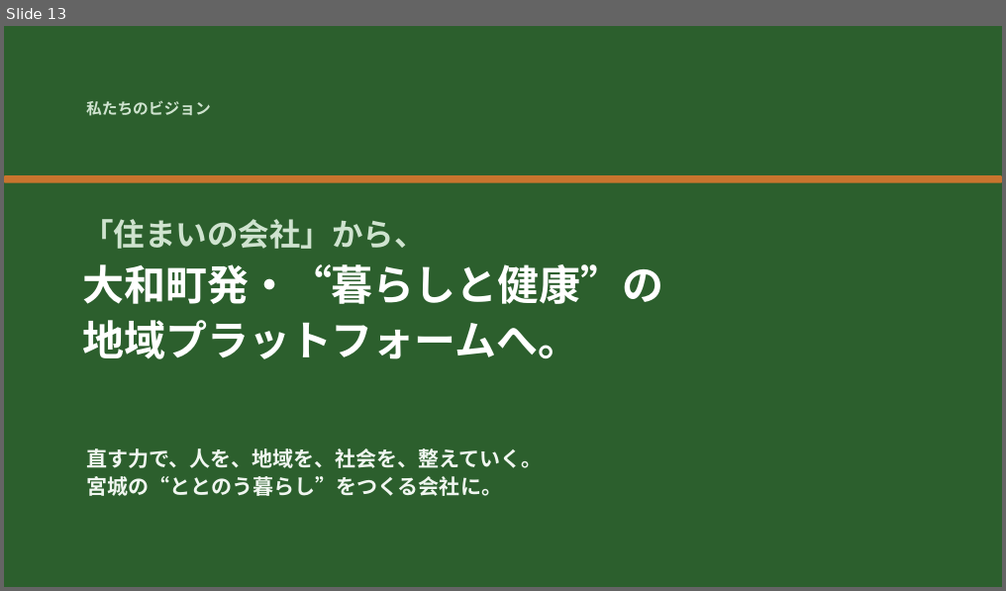
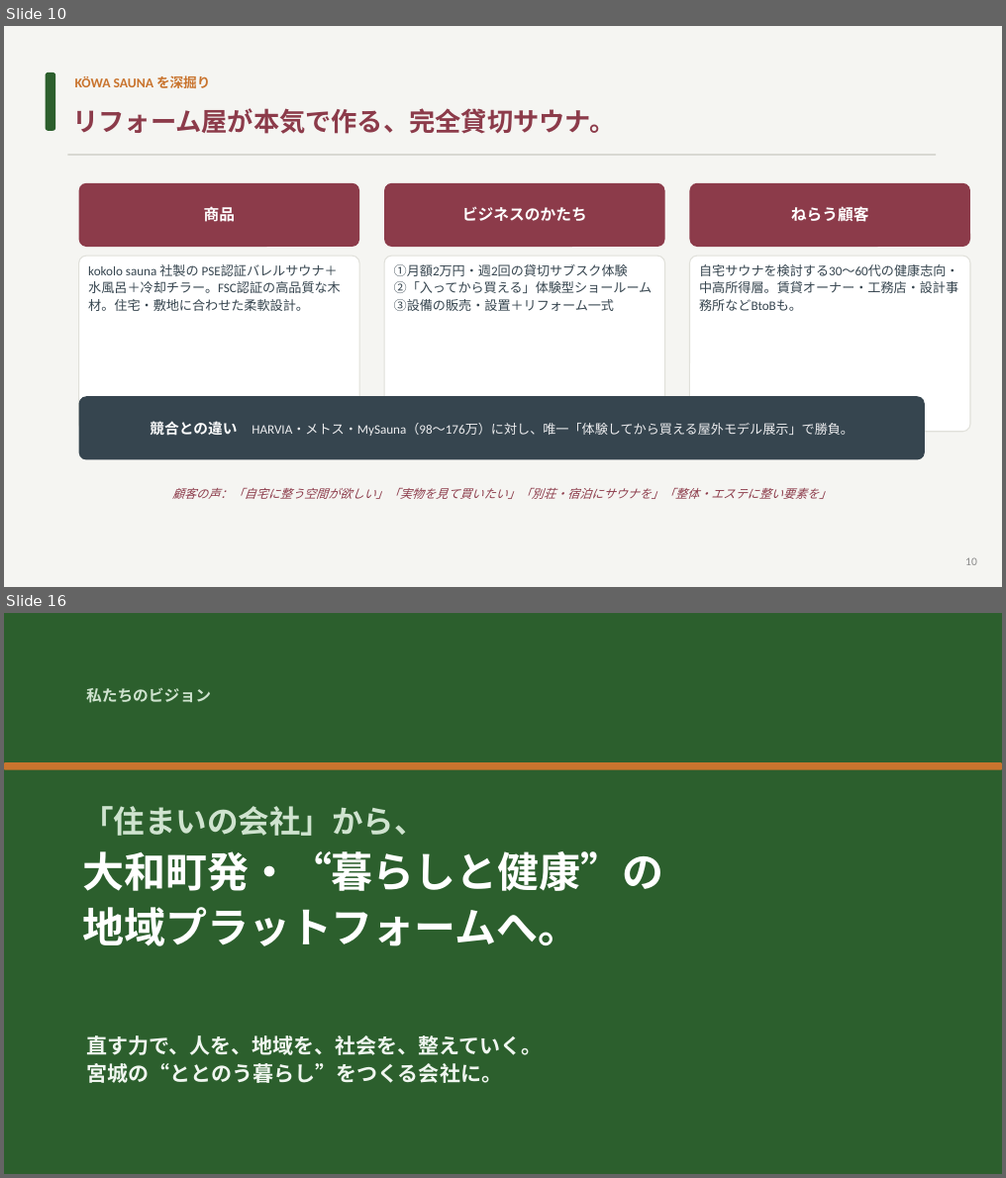
Before and after one commit to hiroaki-hab/test-repo-my-first-codex-smart-support-dev, a slide deck: 光和工業_ビジョン資料.pptx. Shown one above the other, each under a label of ours: slide 13 before the commit, slides 10 and 16 after it; the slides between them are not shown. The pictures are 1006x591 and 1006x1178 pixels, drawn with LibreOffice and Linux fonts; fonts in the diff are those of the drawing. Boxes give left, top, right and bottom in pixels: in the first picture for what was removed or moved away, otherwise in the second. Text is boxed around its words. In the diff, an @@ line names an element or a change of style, - is before the commit and + after.

```diff
--- a/光和工業_ビジョン資料.pptx
+++ b/光和工業_ビジョン資料.pptx
@@ slide 10 added at bbox=[4, 26, 1002, 587], background #F5F5F2 @@
@@ rounded rectangle added at bbox=[46, 73, 55, 131], fill #2C5F2D @@
@@ text added at bbox=[75, 76, 210, 88], 13 pt, text #C9742E, bold @@
+KÖWA SAUNA を深掘り
@@ text added at bbox=[72, 108, 615, 134], 25 pt, text #8C3B4A, bold @@
+リフォーム屋が本気で作る、完全貸切サウナ。
@@ line added from (67, 155) to (936, 155), #D8D8D2 1.5 pt @@
@@ rounded rectangle added at bbox=[79, 183, 359, 247], fill #8C3B4A, 15 pt, text #FFFFFF, bold @@
+商品
@@ rounded rectangle added at bbox=[384, 183, 665, 247], fill #8C3B4A, 15 pt, text #FFFFFF, bold @@
+ビジネスのかたち
@@ rounded rectangle added at bbox=[690, 183, 970, 247], fill #8C3B4A, 15 pt, text #FFFFFF, bold @@
+ねらう顧客
@@ rounded rectangle added at bbox=[79, 256, 359, 432], fill #FFFFFF, outline #E0E0DA 1 pt, 12.5 pt, text #36454F @@
+kokolo sauna 社製の PSE認証バレルサウナ＋水風呂＋冷却チラー。FSC認証の高品質な木材。住宅・敷地に合わせた柔軟設計。
@@ rounded rectangle added at bbox=[384, 256, 665, 432], fill #FFFFFF, outline #E0E0DA 1 pt, 12.5 pt, text #36454F @@
+①月額2万円・週2回の貸切サブスク体験
+②「入ってから買える」体験型ショールーム
+③設備の販売・設置＋リフォーム一式
@@ rounded rectangle added at bbox=[690, 256, 970, 432], fill #FFFFFF, outline #E0E0DA 1 pt, 12.5 pt, text #36454F @@
+自宅サウナを検討する30〜60代の健康志向・中高所得層。賃貸オーナー・工務店・設計事務所などBtoBも。
@@ rounded rectangle added at bbox=[79, 396, 925, 461], fill #36454F, 12.5 pt, text #EDEDEF @@
+競合との違い HARVIA・メトス・MySauna（98〜176万）に対し、唯一「体験してから買える屋外モデル展示」で勝負。
@@ text added at bbox=[172, 487, 831, 499], 11.5 pt, text #8C3B4A, italic @@
+顧客の声：「自宅に整う空間が欲しい」「実物を見て買いたい」「別荘・宿泊にサウナを」「整体・エステに整い要素を」
@@ text added at bbox=[965, 558, 977, 566], 11 pt, text #8A8A8A @@
+10
@@ what was slide 13 is now slide 16 @@
```
Also in this commit, not shown: 10 slides changed, 4 other slides added, 2 slides removed, 19 other files.
